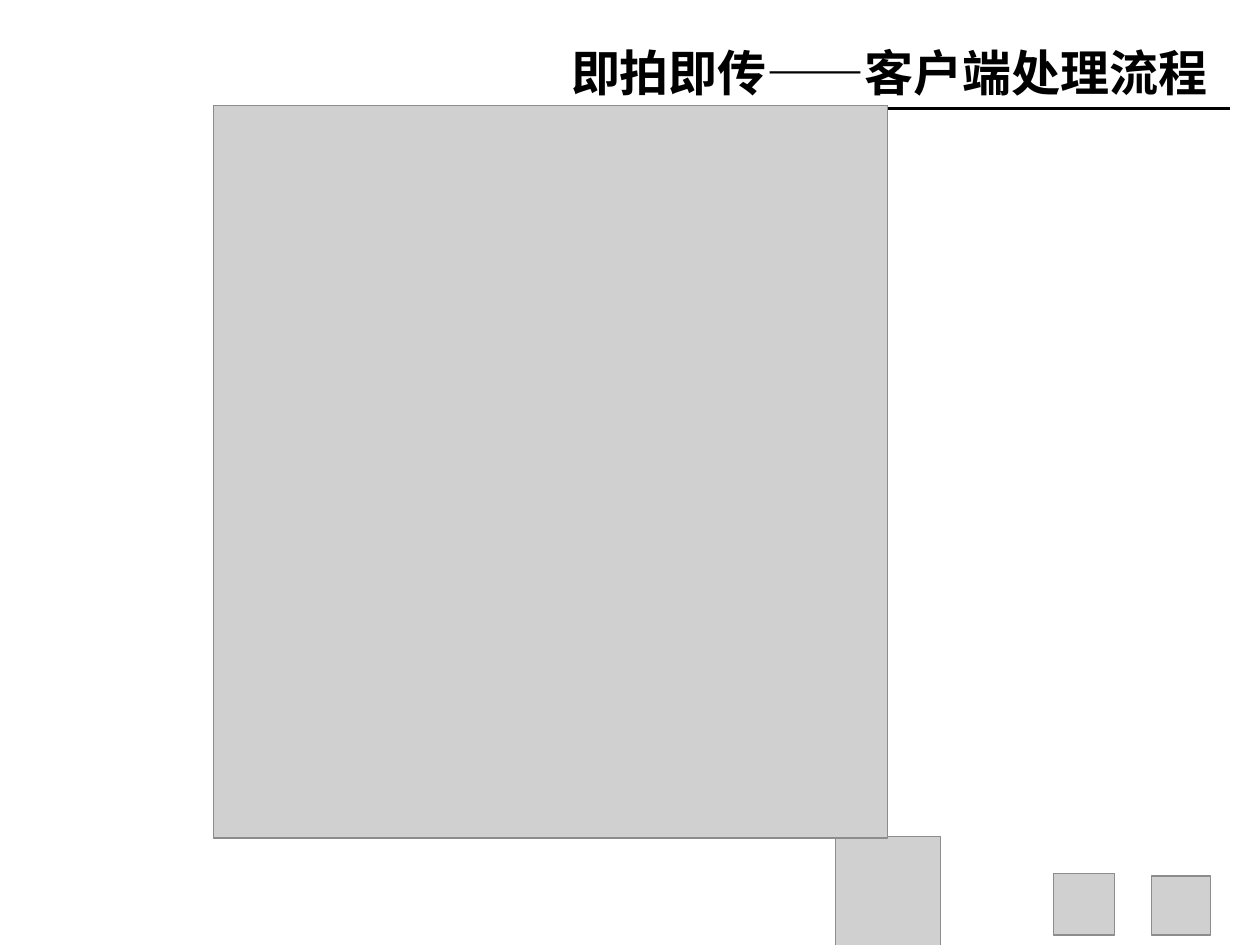
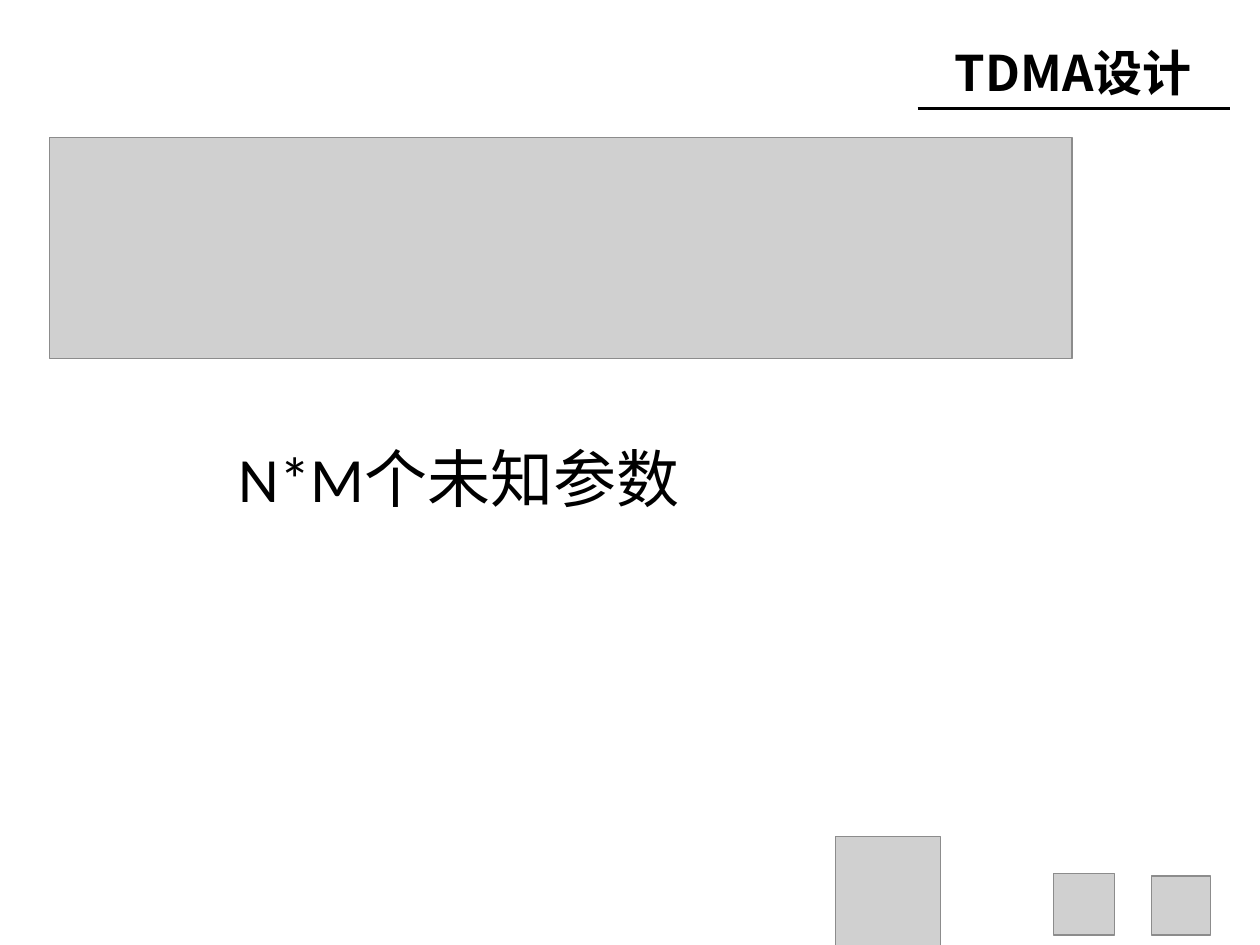
Before and after one commit to chenqinb/thesis2, a slide deck: slide 21 of PPT/陈钦波答辩ppt.pptx (slide 17 before the commit). Drawn at 1260x945 pixels with LibreOffice and Linux fonts; fonts in the diff are those of the drawing; grey boxes stand for pictures; background and template pictures are left out. Boxes give left, top, right and bottom in pixels: in the first picture for what was removed or moved away, otherwise in the second. Text is boxed around its words. In the diff, an @@ line names an element or a change of style, - is before the commit and + after.

```diff
--- a/PPT/陈钦波答辩ppt.pptx
+++ b/PPT/陈钦波答辩ppt.pptx
@@ text removed at [571, 49, 1207, 96] @@
-即拍即传——客户端处理流程
@@ text added at [955, 49, 1192, 96], 28 pt, text #000000, bold @@
+TDMA设计
@@ picture removed at [213, 106, 887, 839] @@
@@ line moved from (558, 108) - (1231, 108) to (917, 108) - (1231, 108) @@
@@ picture added at [49, 137, 1072, 358] @@
@@ text added at [239, 449, 680, 507], 36 pt, text #000000 @@
+N*M个未知参数
```
Also in this commit, not shown: 17 other slides changed, 12 slides added, 13 slides removed, 5 other files.
